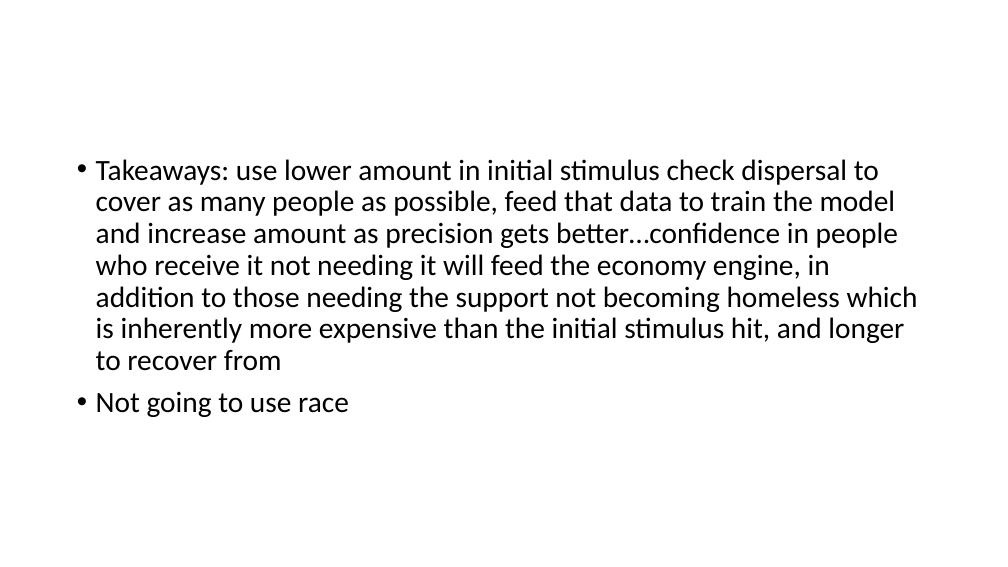
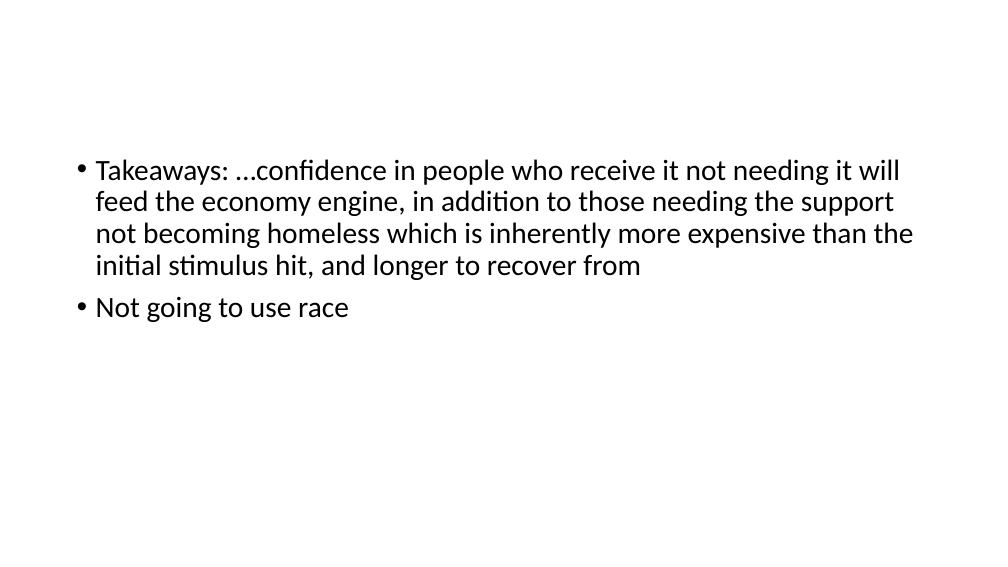
Before and after one commit to scottlou/gitStash_lab, a slide deck: slide 12 of MOD3/Mod3_FinalProject/Mod3Project.pptx (slide 4 before the commit). Drawn at 1008x567 pixels with LibreOffice and Linux fonts; fonts in the diff are those of the drawing. Boxes give left, top, right and bottom in pixels: in the first picture for what was removed or moved away, otherwise in the second. Text is boxed around its words. In the diff, an @@ line names an element or a change of style, - is before the commit and + after.

```diff
--- a/MOD3/Mod3_FinalProject/Mod3Project.pptx
+++ b/MOD3/Mod3_FinalProject/Mod3Project.pptx
@@ text at [96, 159, 914, 280]: text changed @@
-• Takeaways: use lower amount in initial stimulus check dispersal to cover as many people as possible, feed that data to train the model and increase amount as precision gets better…confidence in people who receive it not needing it will feed the economy engine, in addition to those needing the support not becoming homeless which is inherently more expensive than the initial stimulus hit, and longer to recover from
+• Takeaways: …confidence in people who receive it not needing it will feed the economy engine, in addition to those needing the support not becoming homeless which is inherently more expensive than the initial stimulus hit, and longer to recover from
```
Also in this commit, not shown: 2 other slides changed, 8 slides added, 1 slide removed, 38 other files.
